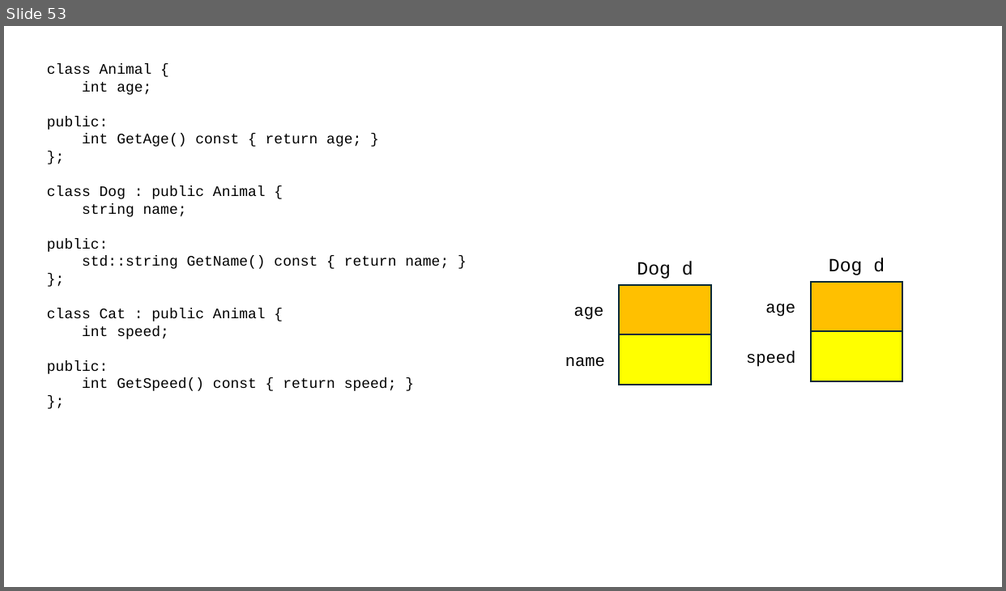
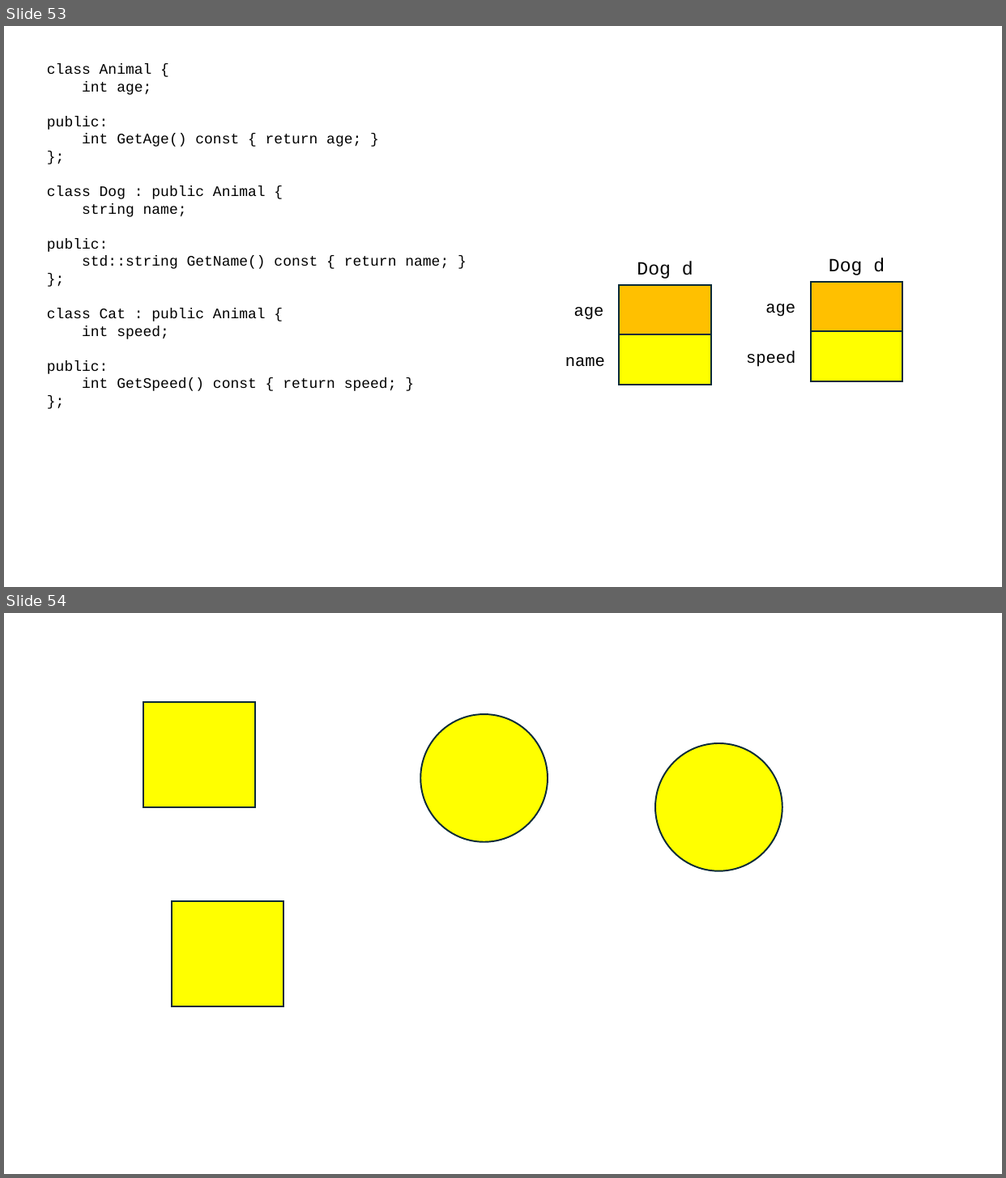
Before and after one commit to yoondev-classroom/cpp_240708, a slide deck: cpp_240708.pptx. Shown one above the other, each under a label of ours: slide 53 before the commit, slides 53 and 54 after it. The pictures are 1006x591 and 1006x1178 pixels, drawn with LibreOffice and Linux fonts; fonts in the diff are those of the drawing. Boxes give left, top, right and bottom in pixels: in the first picture for what was removed or moved away, otherwise in the second. Text is boxed around its words. In the diff, an @@ line names an element or a change of style, - is before the commit and + after.

```diff
--- a/cpp_240708.pptx
+++ b/cpp_240708.pptx
@@ slide 54 added at (4,613,1002,1174), background #FFFFFF @@
@@ rectangle added at (143,702,255,807), fill #FFFF00, outline #092A39 1.5 pt @@
@@ ellipse added at (421,714,548,842), fill #FFFF00, outline #092A39 1.5 pt @@
@@ ellipse added at (655,743,782,871), fill #FFFF00, outline #092A39 1.5 pt @@
@@ rectangle added at (172,901,283,1006), fill #FFFF00, outline #092A39 1.5 pt @@
```
Also in this commit, not shown: 1 other file.
